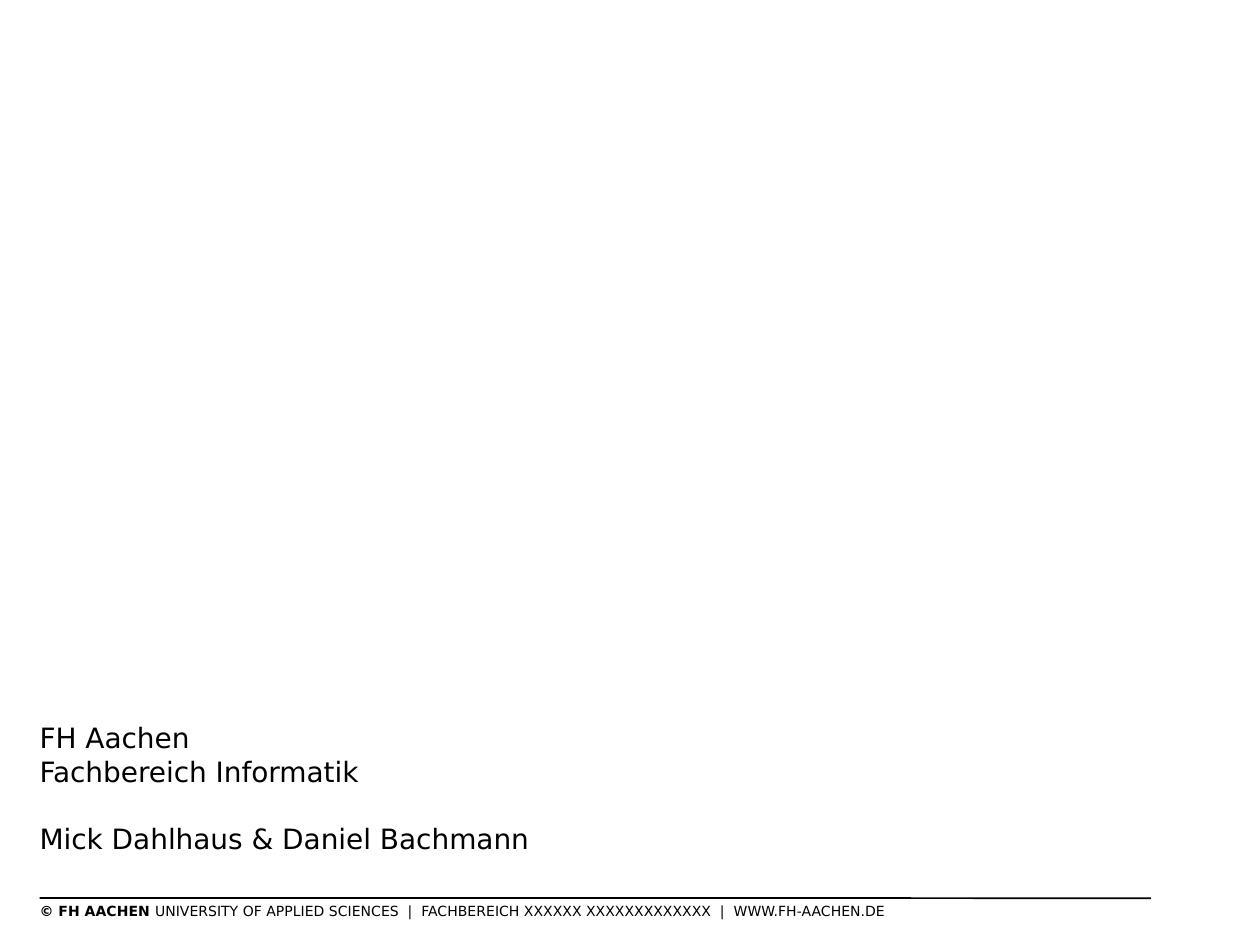
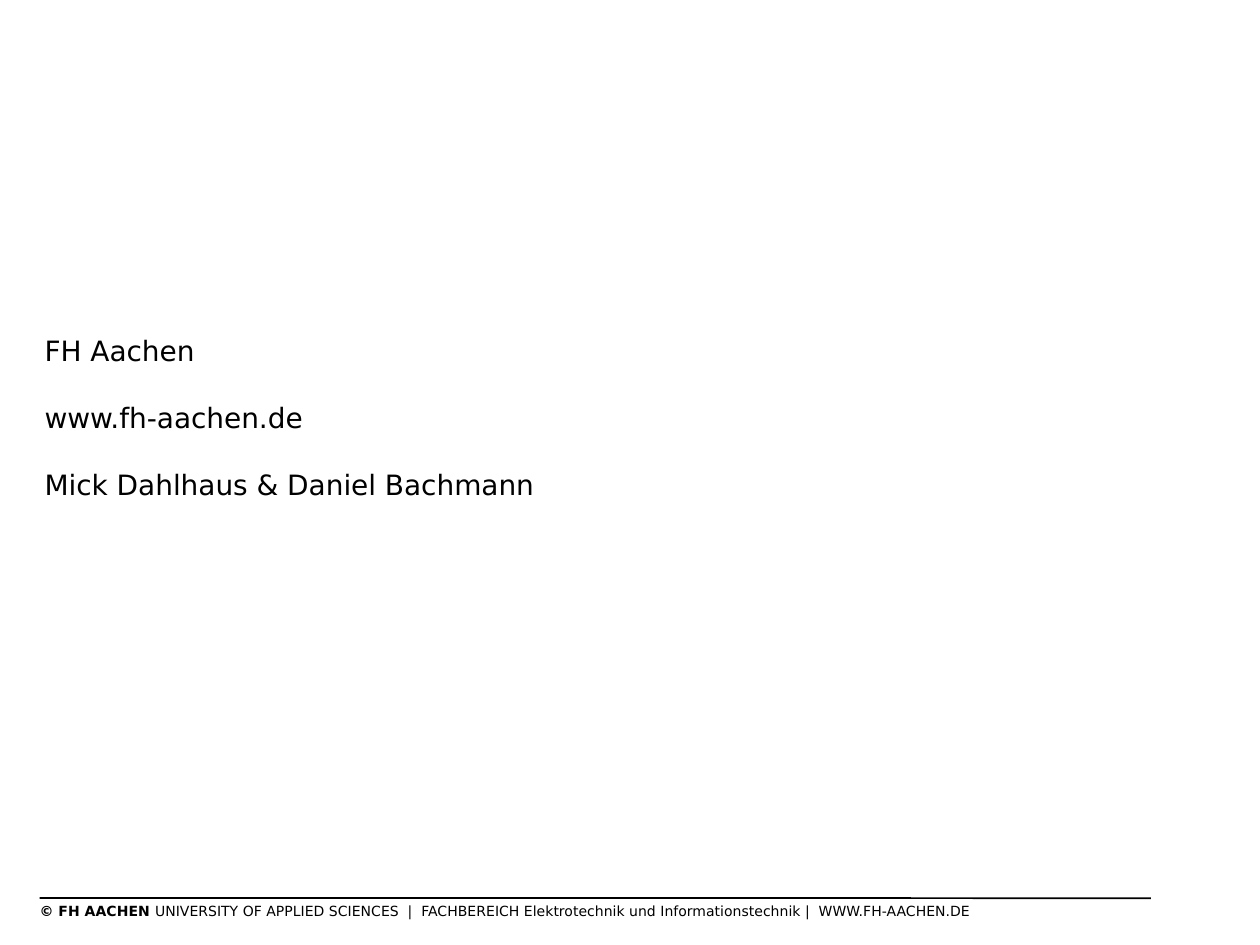
Before and after one commit to SchmickHub/Bachmann---Dahlhaus, a slide deck: slide 64 of Seitenkanal und HSM Folien.pptx (slide 58 before the commit). Drawn at 1260x945 pixels with LibreOffice and Linux fonts; fonts in the diff are those of the drawing; background and template pictures are left out. Boxes give left, top, right and bottom in pixels: in the first picture for what was removed or moved away, otherwise in the second. Text is boxed around its words. In the diff, an @@ line names an element or a change of style, - is before the commit and + after.

```diff
--- a/Seitenkanal und HSM Folien.pptx
+++ b/Seitenkanal und HSM Folien.pptx
@@ title at (45, 339, 534, 496): text changed @@
-FH Aachen
-Fachbereich Informatik
-Mick Dahlhaus & Daniel Bachmann
+FH Aachen
+www.fh-aachen.de
+Mick Dahlhaus & Daniel Bachmann
@@ text at (58, 905, 970, 917): text changed @@
-© FH AACHEN UNIVERSITY OF APPLIED SCIENCES | FACHBEREICH XXXXXX XXXXXXXXXXXXX | WWW.FH-AACHEN.DE
+© FH AACHEN UNIVERSITY OF APPLIED SCIENCES | FACHBEREICH Elektrotechnik und Informationstechnik | WWW.FH-AACHEN.DE
```
Also in this commit, not shown: 20 other slides changed, 8 slides added, 2 slides removed, 5 other files.
